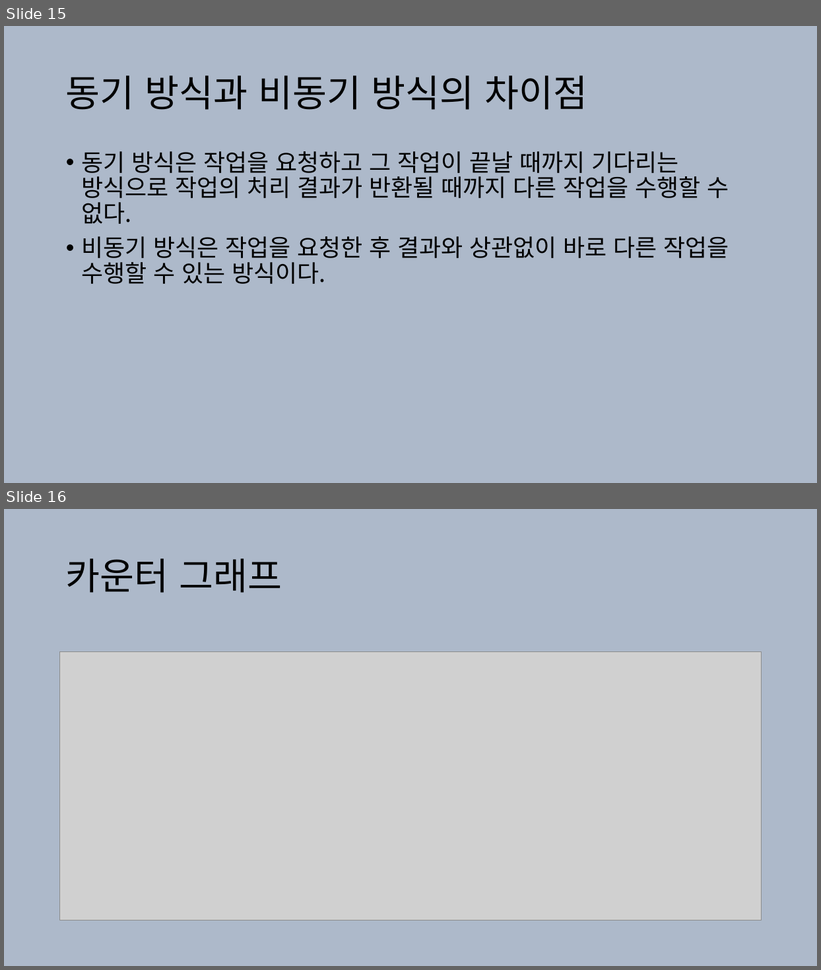
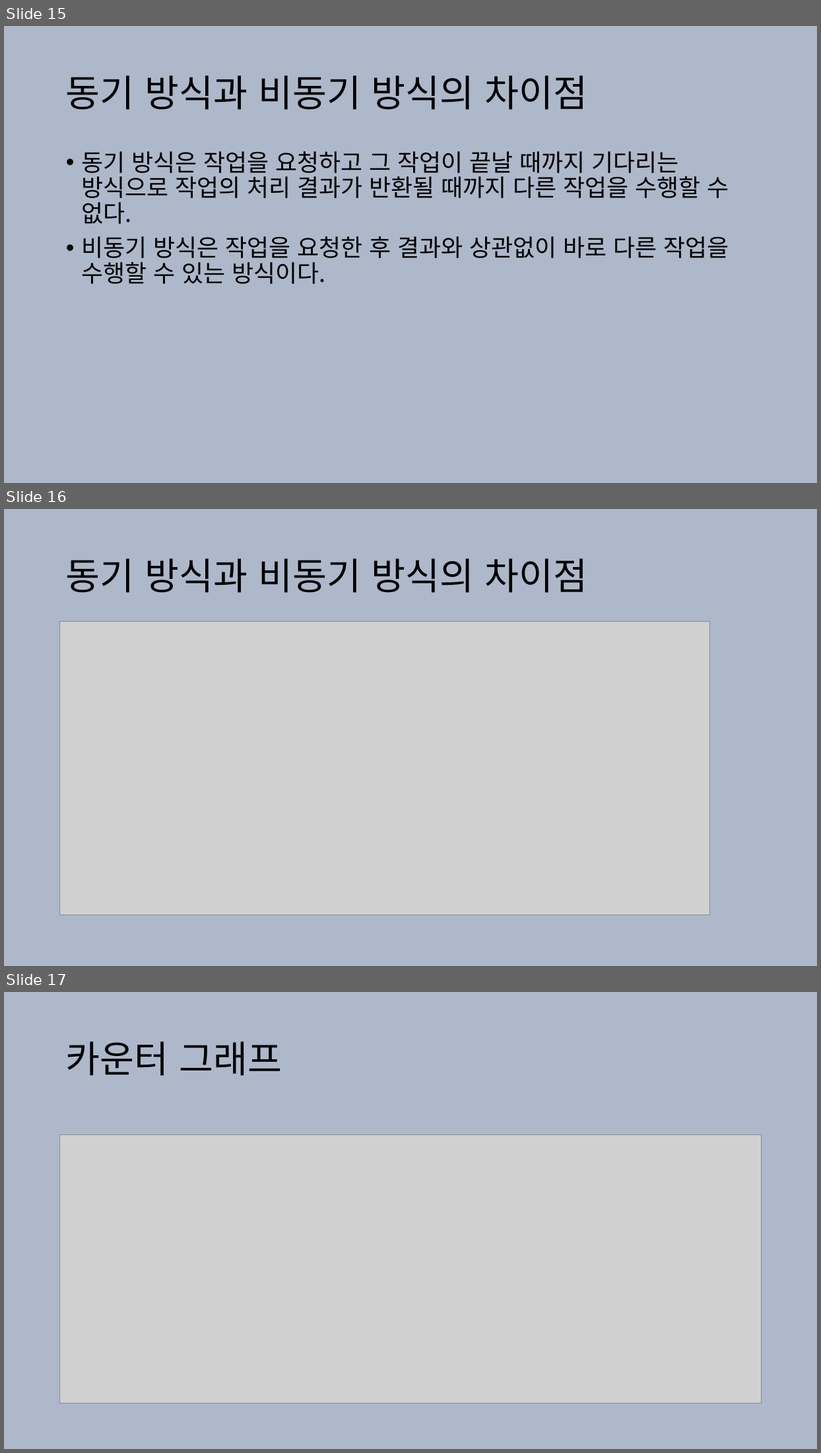
Before and after one commit to jwl1109/IOT, a slide deck: VLSI design 설계 실습/2025-05-28.pptx. Shown one above the other, each under a label of ours: slides 15 and 16 before the commit, slides 15, 16 and 17 after it. The pictures are 821x970 and 821x1453 pixels, drawn with LibreOffice and Linux fonts; fonts in the diff are those of the drawing; grey boxes stand for pictures. Boxes give left, top, right and bottom in pixels: in the first picture for what was removed or moved away, otherwise in the second. Text is boxed around its words. In the diff, an @@ line names an element or a change of style, - is before the commit and + after.

```diff
--- a/VLSI design 설계 실습/2025-05-28.pptx
+++ b/VLSI design 설계 실습/2025-05-28.pptx
@@ slide 16 added at [4, 509, 817, 966], background #ADB9CA @@
@@ title added at [66, 559, 588, 593], 44 pt, text #000000 @@
+동기 방식과 비동기 방식의 차이점
@@ picture added at [60, 622, 710, 916] @@
@@ what was slide 16 is now slide 17 @@
```
Also in this commit, not shown: 4 slides removed, 1 other file.
